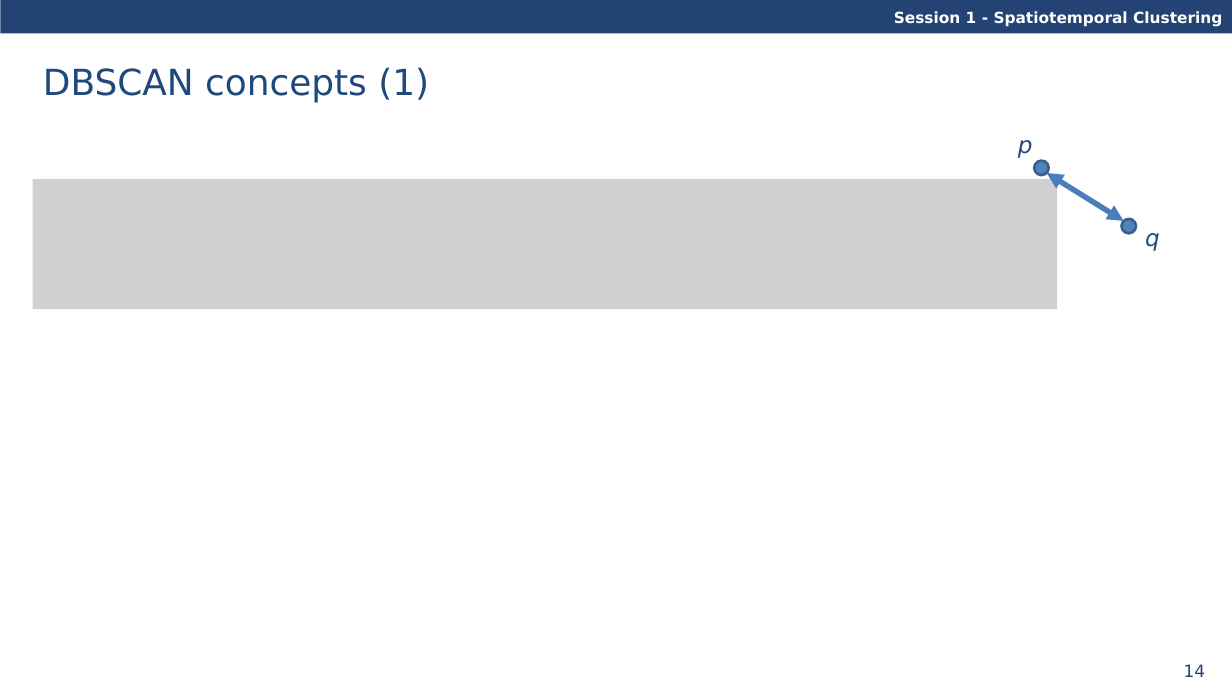
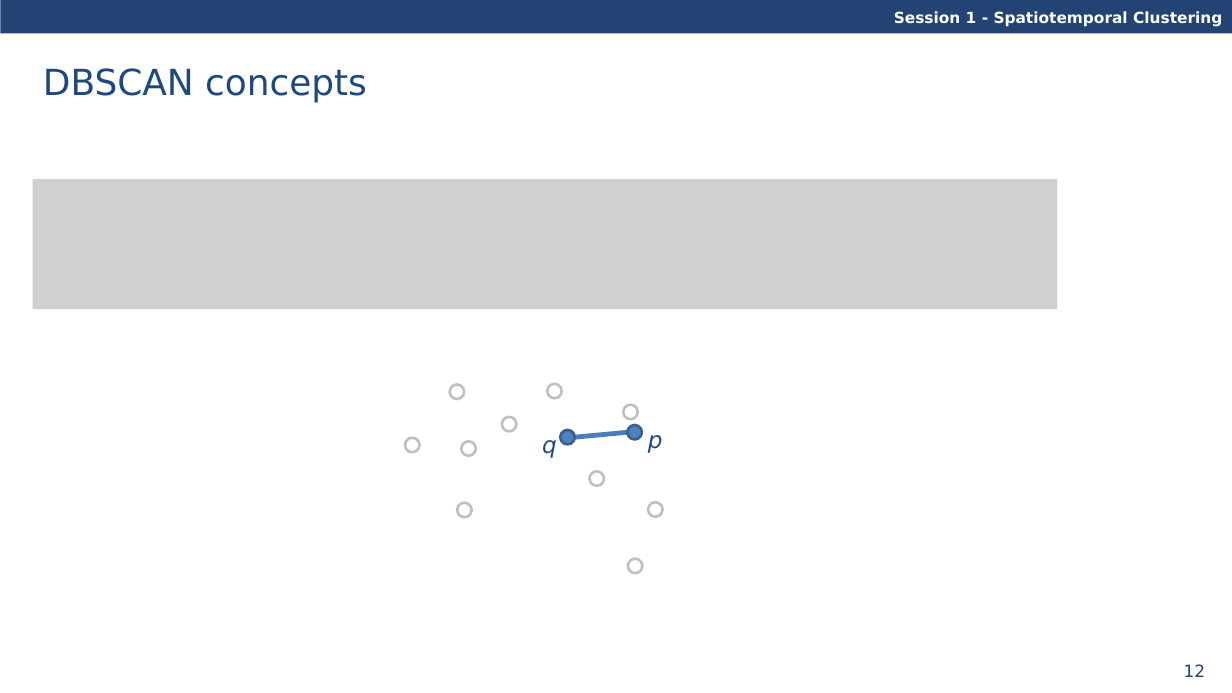
Before and after one commit to davidfrantz/covid19, a slide deck: slide 12 of material/spatio-temporal-clustering.pptx (slide 14 before the commit). Drawn at 1232x693 pixels with LibreOffice and Linux fonts; fonts in the diff are those of the drawing; grey boxes stand for pictures. Boxes give left, top, right and bottom in pixels: in the first picture for what was removed or moved away, otherwise in the second. Text is boxed around its words. In the diff, an @@ line names an element or a change of style, - is before the commit and + after.

```diff
--- a/material/spatio-temporal-clustering.pptx
+++ b/material/spatio-temporal-clustering.pptx
@@ title at <box>43,68,367,103</box>: text changed @@
-DBSCAN concepts (1)
+DBSCAN concepts
@@ ellipse added at <box>450,384,465,399</box>, outline #BFBFBF 2 pt @@
@@ ellipse added at <box>547,384,562,398</box>, outline #BFBFBF 2 pt @@
@@ ellipse added at <box>502,417,517,432</box>, outline #BFBFBF 2 pt @@
@@ ellipse added at <box>624,405,639,420</box>, outline #BFBFBF 2 pt @@
@@ ellipse added at <box>405,438,420,453</box>, outline #BFBFBF 2 pt @@
@@ ellipse added at <box>461,442,476,457</box>, outline #BFBFBF 2 pt @@
@@ text "q": place and size @@
-text "q" at <box>1145,233,1160,251</box>
+text "q" at <box>542,440,557,458</box>
@@ ellipse: place and size @@
-ellipse at <box>1034,161,1049,176</box>
+ellipse at <box>560,430,575,445</box>
@@ double arrow moved from (1124, 221) - (1047, 173) to (575, 437) - (628, 433) @@
@@ double arrow (575, 437) - (628, 433): double arrow to line; stroke #4B7EBC 4.25 pt to #4B7EBC 3.75 pt @@
@@ ellipse: place and size @@
-ellipse at <box>1122,219,1137,234</box>
+ellipse at <box>628,425,642,440</box>
@@ text "p": place and size @@
-text "p" at <box>1018,140,1033,158</box>
+text "p" at <box>648,435,663,453</box>
@@ ellipse added at <box>590,471,604,486</box>, outline #BFBFBF 2 pt @@
@@ ellipse added at <box>457,503,472,518</box>, outline #BFBFBF 2 pt @@
@@ ellipse added at <box>648,503,663,518</box>, outline #BFBFBF 2 pt @@
@@ ellipse added at <box>628,559,643,574</box>, outline #BFBFBF 2 pt @@
@@ page number at <box>1184,664,1206,677</box>: text changed @@
-14
+12
```
Also in this commit, not shown: 23 other slides changed, 5 slides added, 4 slides removed, 1 other file.
